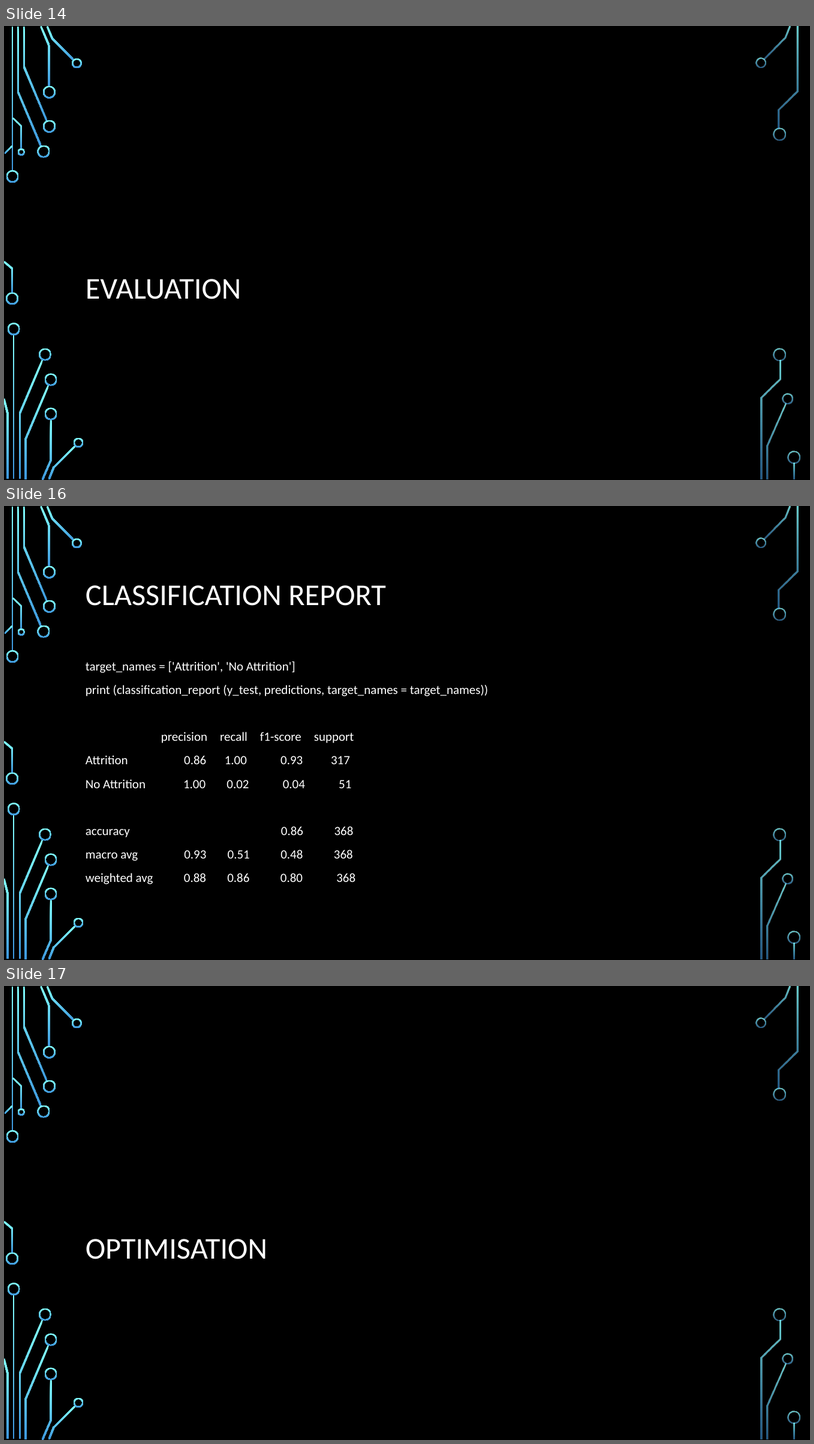
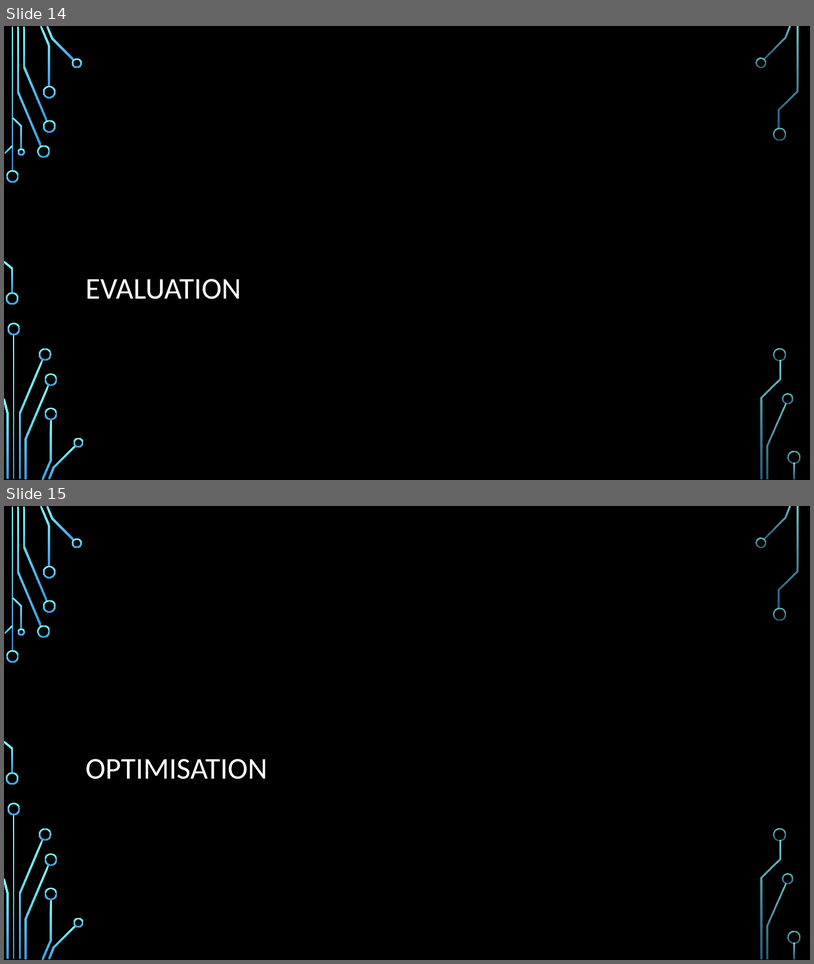
Before and after one commit to ddaniel2024/Project-4, a slide deck: Employee Attrition Prediction Presentation.pptx. Shown one above the other, each under a label of ours: slides 14, 16 and 17 before the commit, slides 14 and 15 after it; the slides between them are not shown. The pictures are 814x1444 and 814x964 pixels, drawn with LibreOffice and Linux fonts; fonts in the diff are those of the drawing; background and template pictures are left out. Boxes give left, top, right and bottom in pixels: in the first picture for what was removed or moved away, otherwise in the second. Text is boxed around its words. In the diff, an @@ line names an element or a change of style, - is before the commit and + after.

```diff
--- a/Employee Attrition Prediction Presentation.pptx
+++ b/Employee Attrition Prediction Presentation.pptx
@@ slide 16 removed at [4, 506, 810, 960], background picture (left out); not listed: 36 template elements that a slide beside it also shows @@
@@ title removed at [86, 585, 386, 606] @@
-CLASSIFICATION REPORT
@@ text removed at [86, 661, 489, 884] @@
-target_names = ['Attrition', 'No Attrition']
-print (classification_report (y_test, predictions, target_names = target_names))
-precision recall f1-score support
-Attrition 0.86 1.00 0.93 317
-No Attrition 1.00 0.02 0.04 51
-accuracy 0.86 368
-macro avg 0.93 0.51 0.48 368
-weighted avg 0.88 0.86 0.80 368
@@ what was slide 17 is now slide 15 @@
```
Also in this commit, not shown: 3 slides added, 4 other slides removed, 1 other file.
